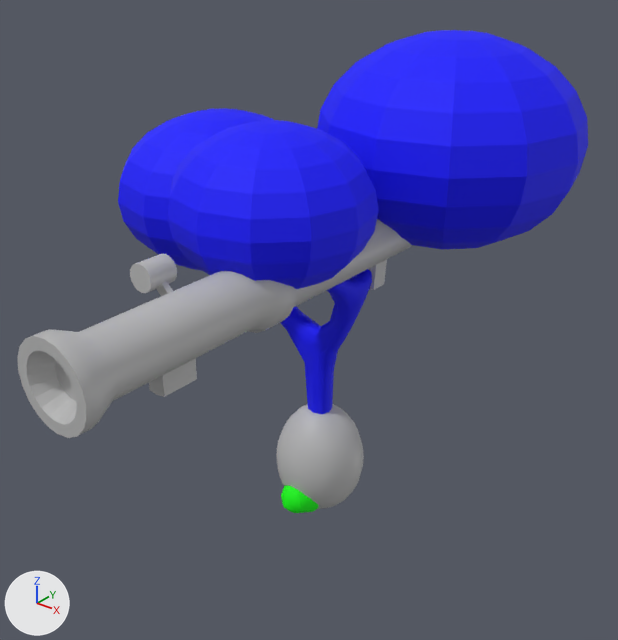
Renders of the FBX model Assets/Models/SM_Objects-Part1.fbx from each side of a commit.
The view is the same before and after, from a 50 mm camera at (0.201, -0.26, 0.242) aimed at (0.004, -0.013, 0.089). The axes (+X, +Y, +Z) are drawn at lower left. The lights are the same throughout. Where no turn or scale is listed for an object, it has been applied to the vertices.

The scene before the commit, as lines of its bpy script (objects in view):
```python
me_mesh = bpy.data.meshes.new('Mesh')
me_mesh.from_pydata(...)  # 604 vertices, 632 faces; spans x -0.093..0.093, y -0.091..0.091, z -0.101..0.101
me_mesh.materials.append(mat_blinn3)  # blue #0000ff
me_mesh_001 = bpy.data.meshes.new('Mesh.001')
me_mesh_001.from_pydata(...)  # 382 vertices, 400 faces; spans x -0.0201..0.0201, y -0.0201..0.0201, z -0.0124..0.04
me_mesh_001.materials.append(mat_lambert1)  # grey #bcbcbc
me_mesh_002 = bpy.data.meshes.new('Mesh.002')
me_mesh_002.from_pydata(...)  # 543 vertices, 572 faces; spans x -0.018..0.018, y -0.108..0.108, z -0.02..0.019
me_mesh_002.materials.append(mat_lambert1)  # grey #bcbcbc
me_mesh_003 = bpy.data.meshes.new('Mesh.003')
me_mesh_003.from_pydata(...)  # 202 vertices, 220 faces; spans x -0.16..-0.1389, y -0.0262..0.0262, z -0.0105..0.0105
me_mesh_003.materials.append(mat_projectiles)  # green #00ff00
ob_baz_proj = bpy.data.objects.new('Baz_Proj', me_mesh_003)
ob_baz_proj.location = (0.1494, 0.0, 0.0)
ob_uv_baz_base = bpy.data.objects.new('UV_Baz_Base', me_mesh_002)
ob_uv_baz_base.location = (0.0209, -0.0396, 0.1232)
ob_uv_egg = bpy.data.objects.new('UV_Egg', me_mesh_001)
ob_uv_egg.location = (0.0, 0.0, 0.0)
ob_uv_tree = bpy.data.objects.new('UV_Tree', me_mesh)
ob_uv_tree.location = (-0.0074, 0.0068, 0.0975)
```
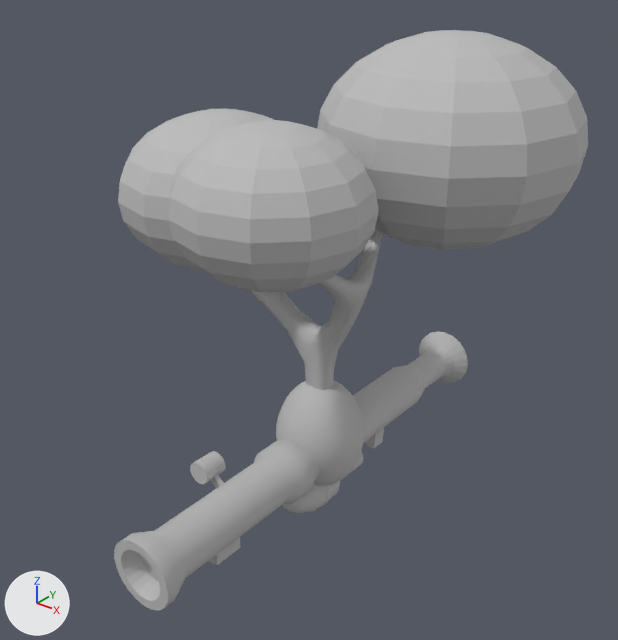
Where the newer file only moved an object's origin or applied its transform, the numbers keep the older frame.

Boxes [x1, y1, x2, y2] around the edits, measured in the pictures (618 x 640 px):
'UV_Tree', recoloured (blue to grey): [118, 30, 588, 415] in both
'UV_Baz_Base', mesh moved: before [17, 219, 413, 438]; after [114, 331, 468, 611]
'UV_Egg', moved: before [276, 404, 364, 509]; after [276, 380, 364, 486]
'Baz_Proj', recoloured (green to grey): [281, 451, 363, 513] in both

The change, as a list of edits to the scene's bpy script:
```text
Add mat_blinn1:
    mat_blinn1 = principled_material('blinn1')
    mat_blinn1.base_color = (0.5, 0.5, 0.5)  # grey #bcbcbc
    mat_blinn1.roughness = 0.749
Change me_mesh:
    where me_mesh.from_pydata(...)  # 604 vertices, 632 faces; spans x -0.093..0.093, y -0.091..0.091, z -0.101..0.101
    remove me_mesh.materials.append(mat_blinn3)  # blue #0000ff
    add me_mesh.materials.append(mat_blinn1)  # grey #bcbcbc
Change me_mesh_003:
    where me_mesh_003.from_pydata(...)  # 202 vertices, 220 faces; spans x -0.16..-0.1389, y -0.0262..0.0262, z -0.0105..0.0105
    remove me_mesh_003.materials.append(mat_projectiles)  # green #00ff00
    add me_mesh_003.materials.append(mat_blinn1)  # grey #bcbcbc
Change me_mesh_002:
    where me_mesh_002.from_pydata(...)  # 543 vertices, 572 faces; spans x -0.018..0.018, y -0.108..0.108, z -0.02..0.019
    used by ob_uv_baz_base; location = (0.0209, -0.0396, 0.1232)
    me_mesh_002 part 2: the whole mesh is moved by (-0.023, 0.04, -0.106)
Change me_mesh_001:
    where me_mesh_001.from_pydata(...)  # 382 vertices, 400 faces; spans x -0.0201..0.0201, y -0.0201..0.0201, z -0.0124..0.04
    used by ob_uv_egg; location = (0.0, 0.0, 0.0)
    me_mesh_001 part 1: the whole mesh is moved by (0.0, 0.0, -0.0138)
Change ob_uv_egg:
    ob_uv_egg.location: (0.0, 0.0, 0.0) -> (0.0, 0.0, 0.0265)
```
